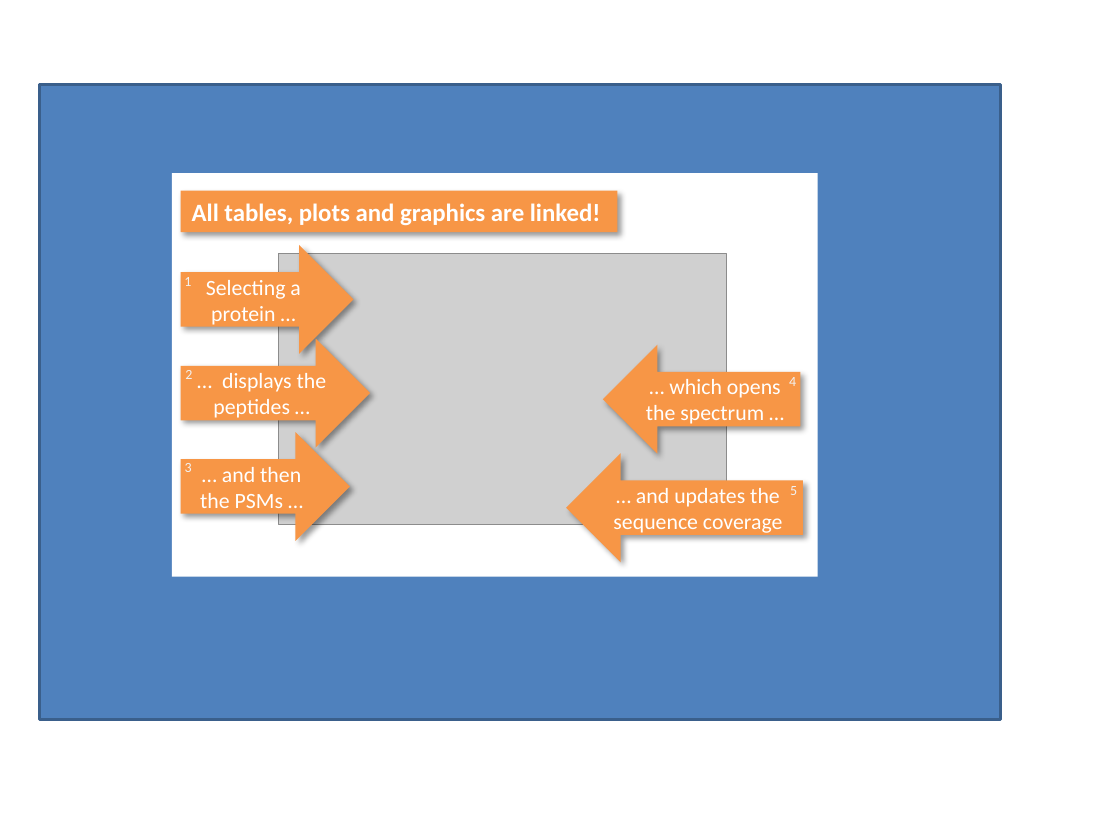
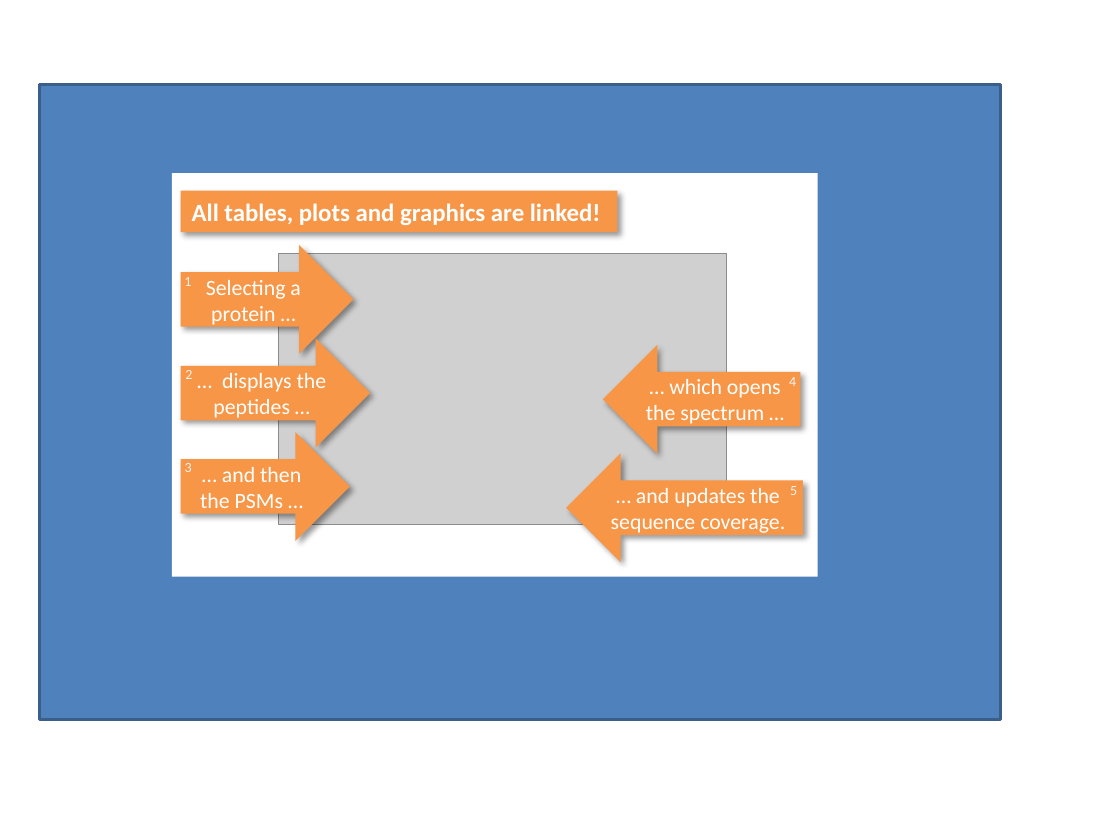
Before and after one commit to compomics/peptide-shaker, a slide deck: slide 3 of wiki/getting_started/getting_started.pptx. Drawn at 1120x840 pixels with LibreOffice and Linux fonts; fonts in the diff are those of the drawing; grey boxes stand for pictures. Boxes give left, top, right and bottom in pixels: in the first picture for what was removed or moved away, otherwise in the second. Text is boxed around its words. In the diff, an @@ line names an element or a change of style, - is before the commit and + after.

```diff
--- a/wiki/getting_started/getting_started.pptx
+++ b/wiki/getting_started/getting_started.pptx
@@ text in left arrow at <box>611,488,785,536</box>: text changed @@
-… and updates the sequence coverage
+… and updates the sequence coverage.
```
Also in this commit, not shown: 2 other slides changed, 1 slide added.
